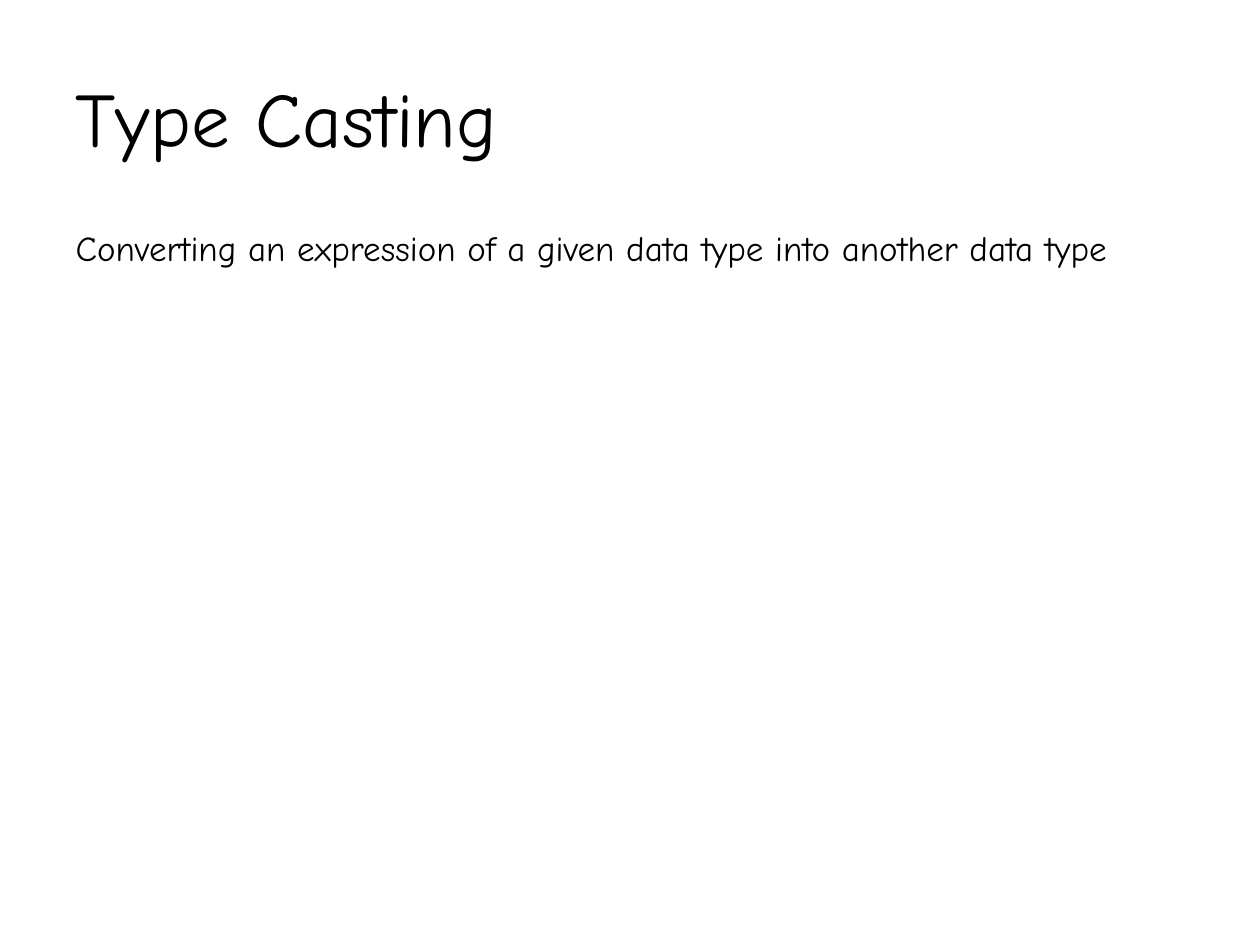
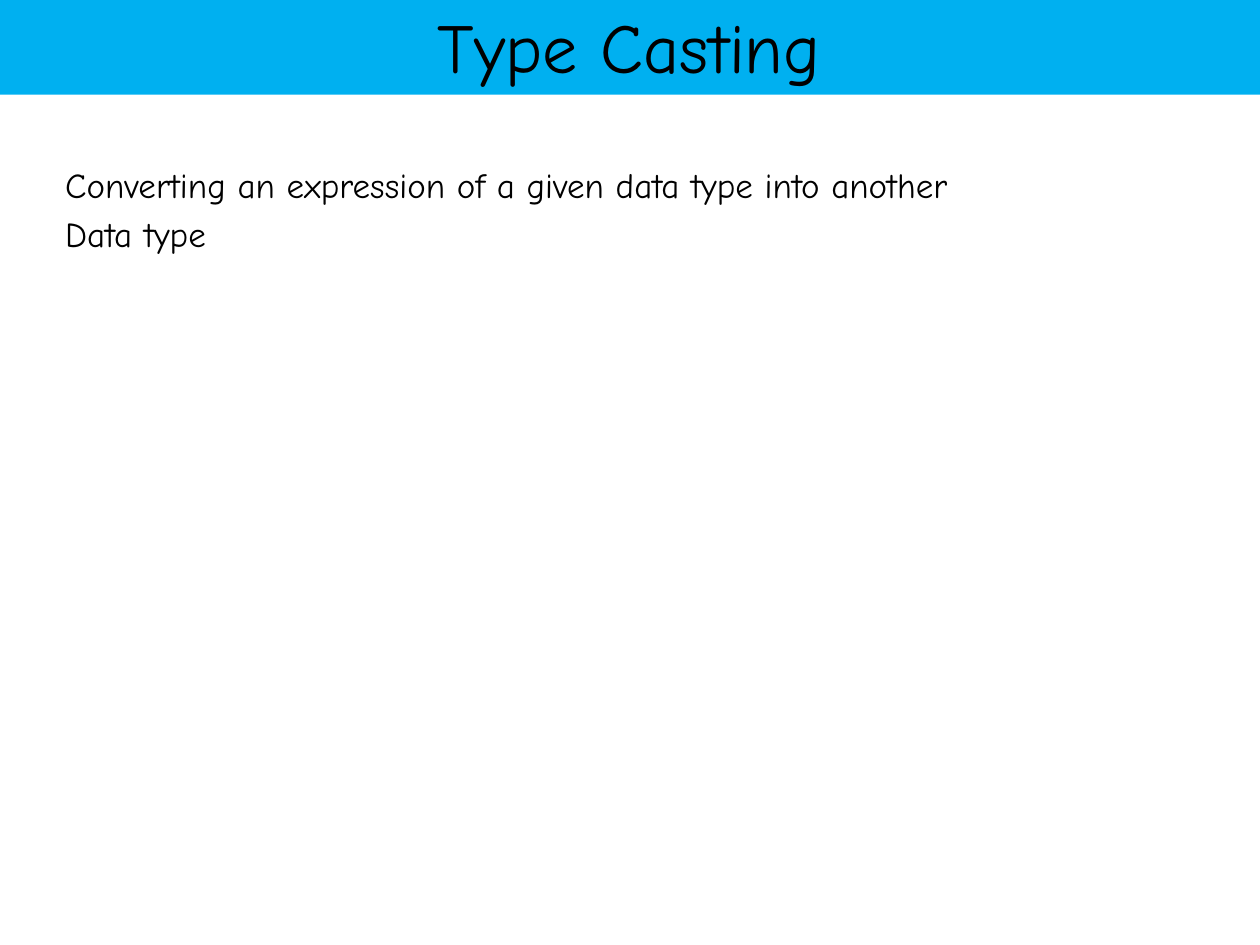
Before and after one commit to YeasirRayhanPrince/yeasirrayhanprince.github.io, a slide deck: slide 1 of cse103/materials/Slide3.pptx (slide 7 before the commit). Drawn at 1260x945 pixels with LibreOffice and Linux fonts; fonts in the diff are those of the drawing. Boxes give left, top, right and bottom in pixels: in the first picture for what was removed or moved away, otherwise in the second. Text is boxed around its words. In the diff, an @@ line names an element or a change of style, - is before the commit and + after.

```diff
--- a/cse103/materials/Slide3.pptx
+++ b/cse103/materials/Slide3.pptx
@@ rectangle "Type Casting": place and size @@
-rectangle "Type Casting" at [76,95,497,163]
+rectangle "Type Casting" at [0,0,1260,94]
@@ rectangle "Type Casting" at [0,0,1260,94]: size 44 to 40 pt; alignment left to centre; fill none to #00B0F0 @@
@@ text at [65,174,947,254]: text changed @@
-Converting an expression of a given data type into another data type
+Converting an expression of a given data type into another
+Data type
```
Also in this commit, not shown: 6 other slides changed, 19 slides added, 7 slides removed, 4 other files.
